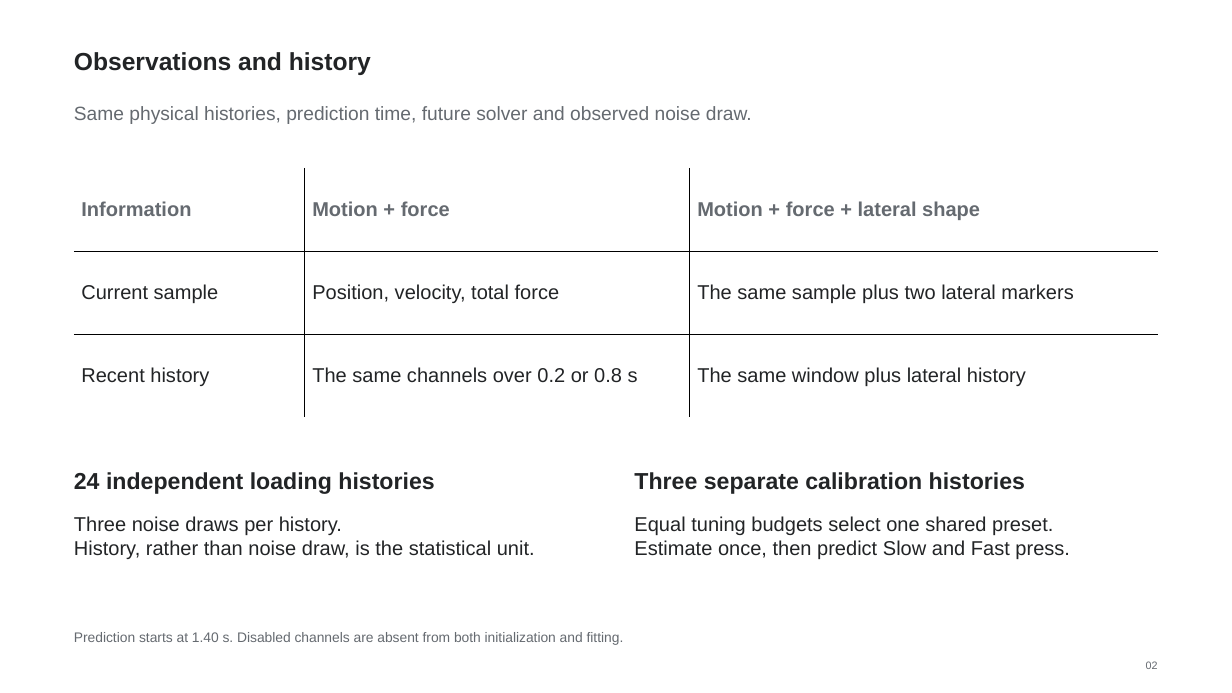
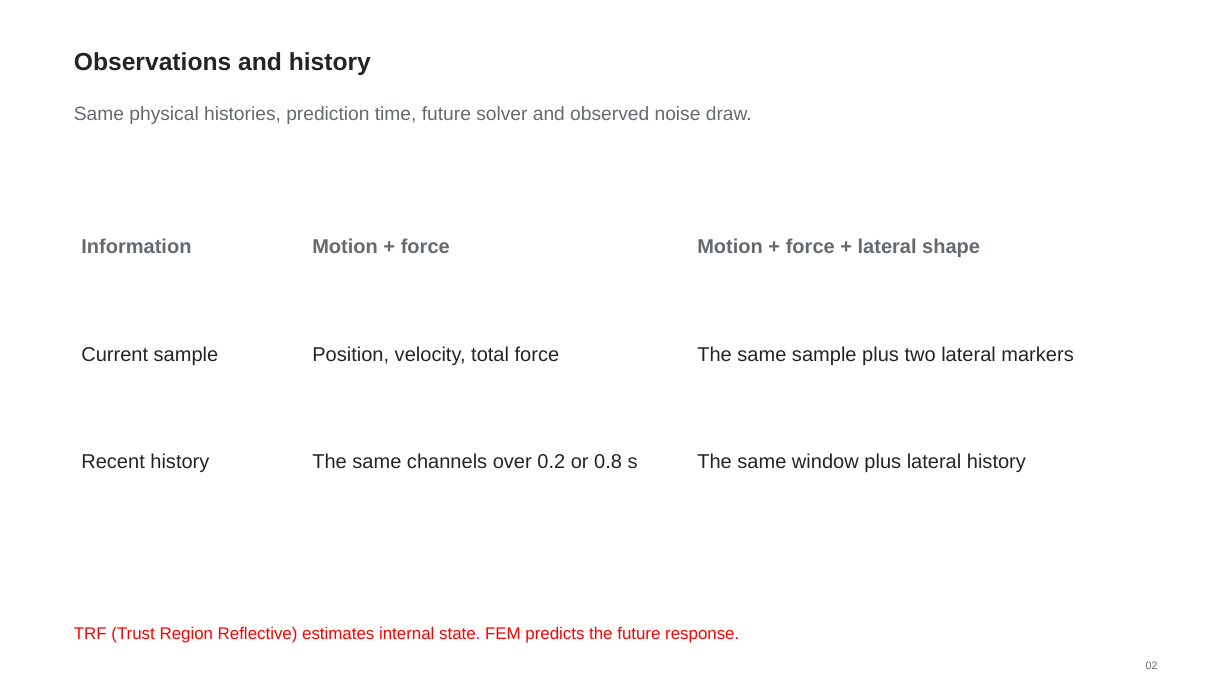
Before and after one commit to bzredk/NR-material-state, a slide deck: slide 2 of research/presentations/10.2/output/10.2-short.pptx. Drawn at 1232x693 pixels with LibreOffice and Linux fonts; fonts in the diff are those of the drawing. Boxes give left, top, right and bottom in pixels: in the first picture for what was removed or moved away, otherwise in the second. Text is boxed around its words. In the diff, an @@ line names an element or a change of style, - is before the commit and + after.

```diff
--- a/research/presentations/10.2/output/10.2-short.pptx
+++ b/research/presentations/10.2/output/10.2-short.pptx
@@ table at box(74, 192, 1157, 516) @@
@@ borders changed @@
@@ table: place and size @@
-table at box(74, 168, 1157, 418)
+table at box(74, 192, 1157, 516)
@@ text removed at box(74, 472, 434, 494) @@
-24 independent loading histories
@@ text removed at box(634, 472, 1025, 494) @@
-Three separate calibration histories
@@ text removed at box(74, 516, 535, 559) @@
-Three noise draws per history.
-History, rather than noise draw, is the statistical unit.
@@ text removed at box(634, 516, 1070, 559) @@
-Equal tuning budgets select one shared preset.
-Estimate once, then predict Slow and Fast press.
@@ text added at box(74, 626, 739, 643), 16.5 pt, text #FF0000 @@
+TRF (Trust Region Reflective) estimates internal state. FEM predicts the future response.
@@ text removed at box(74, 632, 624, 645) @@
-Prediction starts at 1.40 s. Disabled channels are absent from both initialization and fitting.
```
Also in this commit, not shown: 2 other slides changed.
